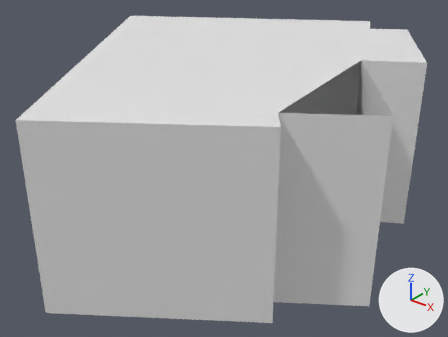
The OBJ model osmunity/osm-unity/Assets/Way_117.obj: old version first, new version second.
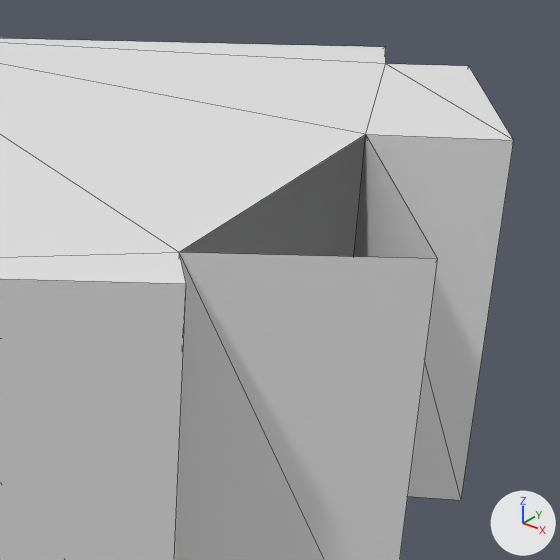
Each version is shown whole from a 50 mm camera at (15.8, -28.2, 19.4) aimed at (-4.9, -2.3, 3.4), then close up on the part from 44% to 100% of the width and 0% to 74% of the height. Arrows for +X, +Y and +Z are at lower right; the lights stay in place. The close-ups show mesh edges as thin lines. Where no turn or scale is listed for an object, it has been applied to the vertices. Vertices at the same position are counted once.

Objects in the first close-up: 'Way_117'.
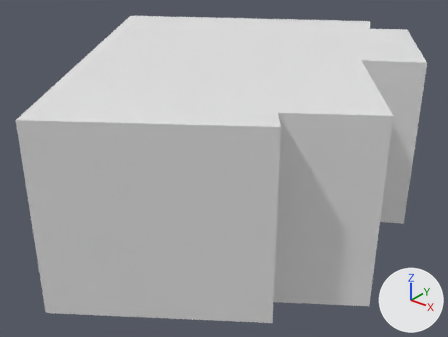
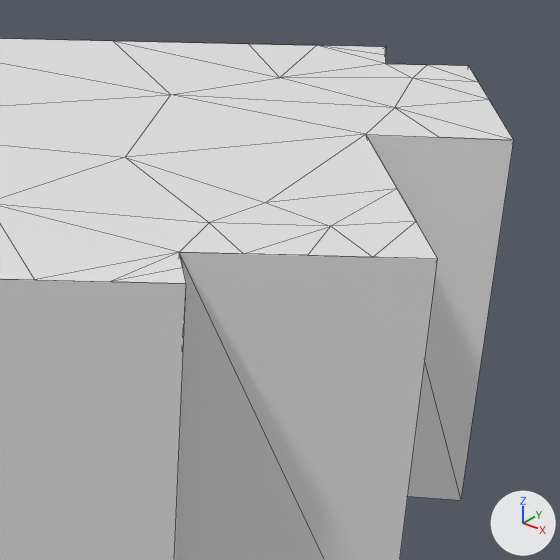
Location of each change, (x1, y1, x2, y2) in pixels of the close-ups (560 x 560 px):
part 1 of me_way_117, built on: (0, 38, 513, 284) in both

Patch to the scene script:
```diff
--- a/osmunity/osm-unity/Assets/Way_117.obj.py
+++ b/osmunity/osm-unity/Assets/Way_117.obj.py
@@ me_way_117 @@
 # used by ob_way_117; location = (0.0, 0.0, 0.0)
-me_way_117.from_pydata(...)  # 20 vertices, 34 faces; spans x -17.0..6.0, y -14.8..11.3, z 0.0..10.0
+me_way_117.from_pydata(...)  # 47 vertices, 64 faces; spans x -17.0..6.0, y -14.8..11.3, z 0.0..10.0
+# me_way_117 part 1
+# 14 faces are deleted
+# 27 vertices are added at x -11.5..5.0, y -11.6..10.3, z 10.0
+# 44 new faces join them
```
